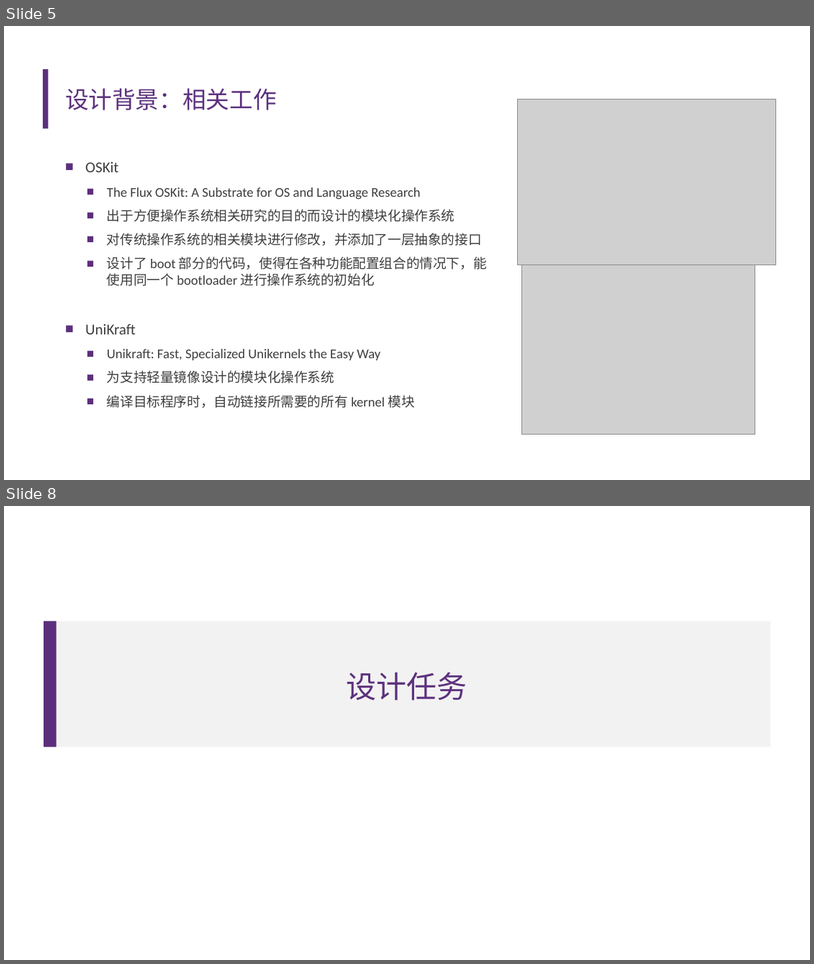
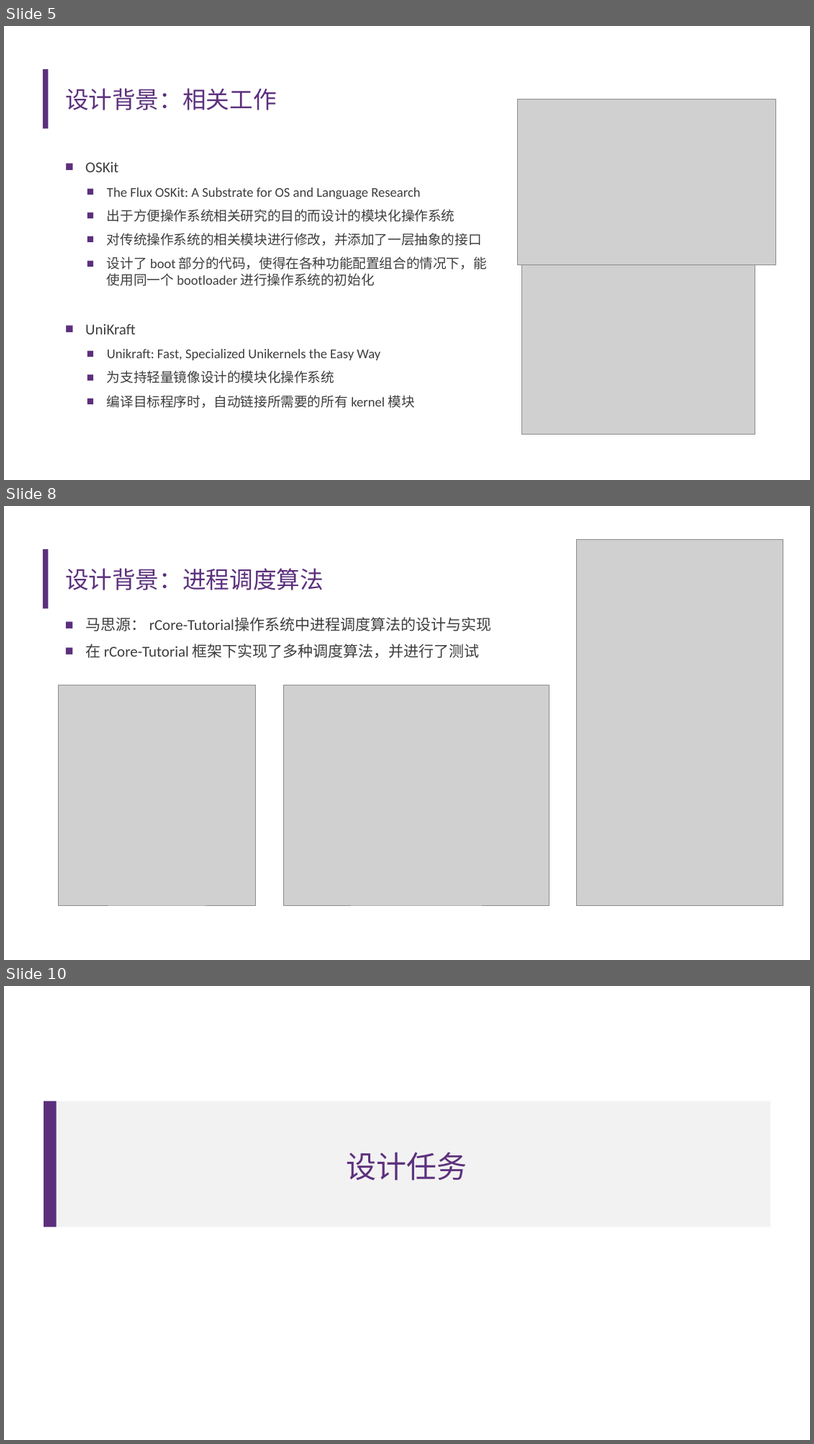
Before and after one commit to emily-jia/monoRCore, a slide deck: 开题报告.pptx. Shown one above the other, each under a label of ours: slides 5 and 8 before the commit, slides 5, 8 and 10 after it; the slides between them are not shown. The pictures are 814x964 and 814x1444 pixels, drawn with LibreOffice and Linux fonts; fonts in the diff are those of the drawing; grey boxes stand for pictures; background and template pictures are left out. Boxes give left, top, right and bottom in pixels: in the first picture for what was removed or moved away, otherwise in the second. Text is boxed around its words. In the diff, an @@ line names an element or a change of style, - is before the commit and + after.

```diff
--- a/开题报告.pptx
+++ b/开题报告.pptx
@@ slide 8 added at <box>4,506,810,960</box>, background #FFFFFF; not listed: 1 template element that a slide beside it also shows @@
@@ picture added at <box>578,540,784,906</box> @@
@@ title added at <box>65,568,324,590</box>, 28 pt, text #5C307D @@
+设计背景：进程调度算法
@@ text added at <box>85,618,491,658</box>, 18 pt, text #3D3D3D @@
+■ 马思源： rCore-Tutorial操作系统中进程调度算法的设计与实现
+■ 在 rCore-Tutorial 框架下实现了多种调度算法，并进行了测试
@@ picture added at <box>59,685,256,906</box> @@
@@ picture added at <box>283,685,549,906</box> @@
@@ what was slide 8 is now slide 10 @@
```
Also in this commit, not shown: 4 slides changed, 1 other slide added.
